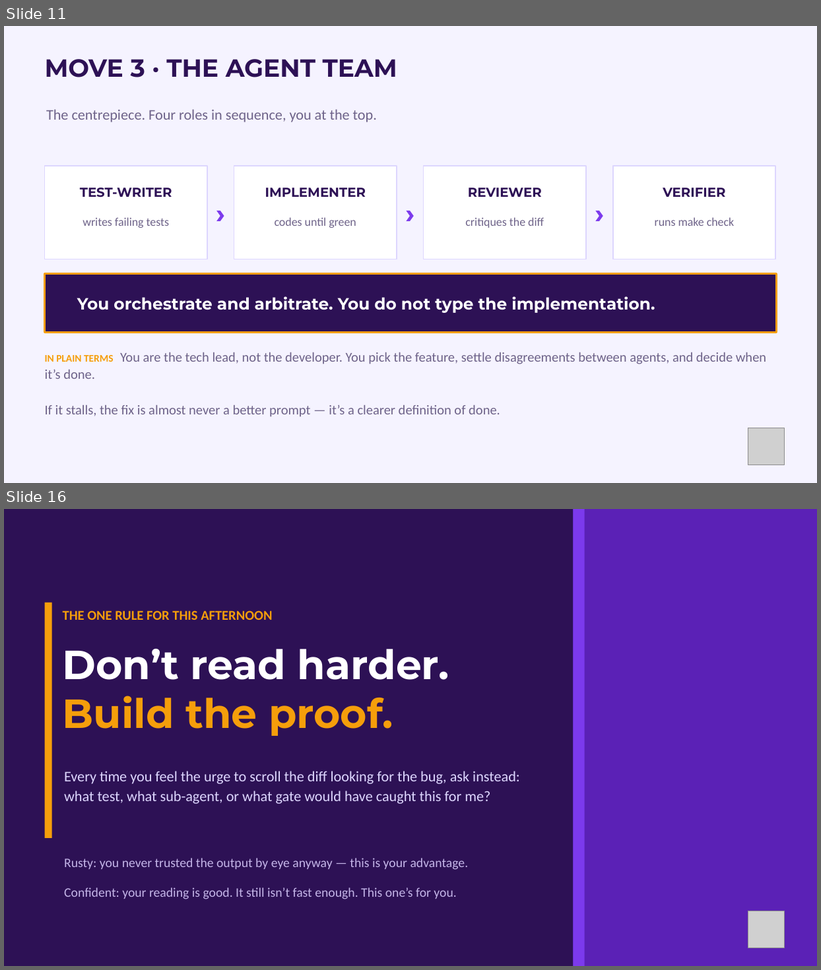
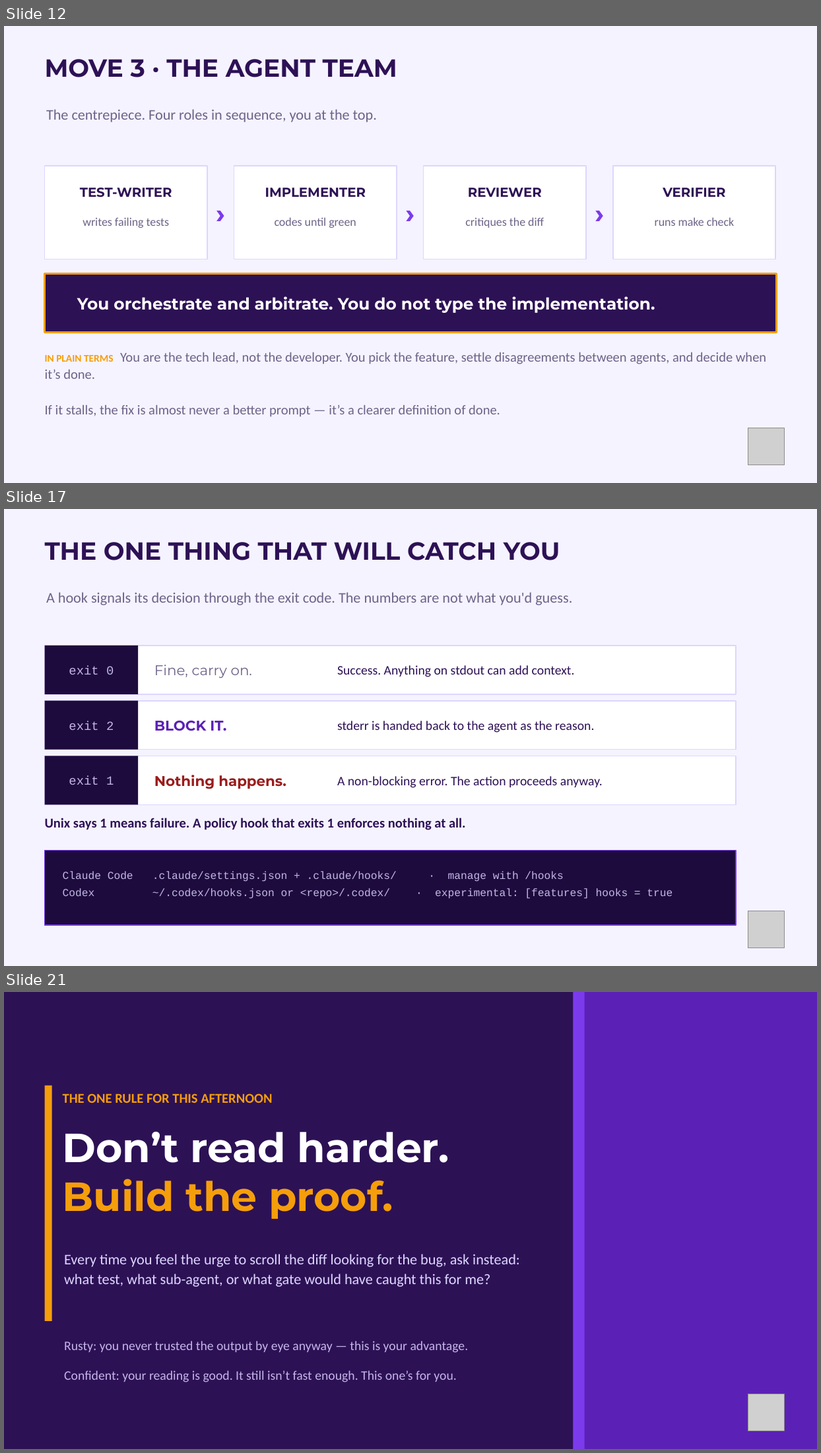
Before and after one commit to paulkeen/tca-habits, a slide deck: docs/TCA-Agentic-Engineering.pptx. Shown one above the other, each under a label of ours: slides 11 and 16 before the commit, slides 12, 17 and 21 after it; the slides between them are not shown. The pictures are 821x970 and 821x1453 pixels, drawn with LibreOffice and Linux fonts; fonts in the diff are those of the drawing; grey boxes stand for pictures. Boxes give left, top, right and bottom in pixels: in the first picture for what was removed or moved away, otherwise in the second. Text is boxed around its words. In the diff, an @@ line names an element or a change of style, - is before the commit and + after.

```diff
--- a/docs/TCA-Agentic-Engineering.pptx
+++ b/docs/TCA-Agentic-Engineering.pptx
@@ slide 17 added at (4, 509, 817, 966), background #F5F3FF @@
@@ text added at (45, 542, 560, 560), 22 pt, text #2D1155, bold @@
+THE ONE THING THAT WILL CATCH YOU
@@ text added at (46, 592, 572, 605), 13 pt, text #6E6389 @@
+A hook signals its decision through the exit code. The numbers are not what you'd guess.
@@ rectangle added at (45, 646, 736, 694), fill #FFFFFF, outline #DDD6FE 1 pt @@
@@ rectangle added at (45, 646, 138, 694), fill #1E0B3D @@
@@ text added at (69, 666, 114, 675), 11 pt, text #C4B5E8 @@
+exit 0
@@ text added at (154, 665, 252, 678), 12.5 pt, text #6E6389 @@
+Fine, carry on.
@@ text added at (337, 665, 575, 677), 11.5 pt, text #2D1155 @@
+Success. Anything on stdout can add context.
@@ rectangle added at (45, 701, 736, 750), fill #FFFFFF, outline #DDD6FE 1 pt @@
@@ rectangle added at (45, 701, 138, 750), fill #1E0B3D @@
@@ text added at (69, 721, 114, 730), 11 pt, text #C4B5E8 @@
+exit 2
@@ text added at (154, 720, 226, 731), 12.5 pt, text #5B21B6, bold @@
+BLOCK IT.
@@ text added at (337, 721, 594, 733), 11.5 pt, text #2D1155 @@
+stderr is handed back to the agent as the reason.
@@ rectangle added at (45, 757, 736, 805), fill #FFFFFF, outline #DDD6FE 1 pt @@
@@ rectangle added at (45, 757, 138, 805), fill #1E0B3D @@
@@ text added at (69, 776, 114, 785), 11 pt, text #C4B5E8 @@
+exit 1
@@ text added at (154, 775, 286, 789), 12.5 pt, text #9B1C1C, bold @@
+Nothing happens.
@@ text added at (337, 776, 603, 788), 11.5 pt, text #2D1155 @@
+A non-blocking error. The action proceeds anyway.
@@ text added at (45, 818, 466, 830), 12 pt, text #2D1155, bold @@
+Unix says 1 means failure. A policy hook that exits 1 enforces nothing at all.
@@ rectangle added at (45, 850, 736, 925), fill #1E0B3D, outline #7C3AED 1 pt @@
@@ text added at (63, 871, 673, 899), 9.5 pt, text #C4B5E8 @@
+Claude Code .claude/settings.json + .claude/hooks/ · manage with /hooks
+Codex ~/.codex/hooks.json or <repo>/.codex/ · experimental: [features] hooks = true
@@ picture added at (748, 912, 785, 948) @@
@@ what was slide 11 is now slide 12 @@
@@ what was slide 16 is now slide 21 @@
```
Also in this commit, not shown: 3 slides changed, 6 other slides added, 1 slide removed, 5 other files.
